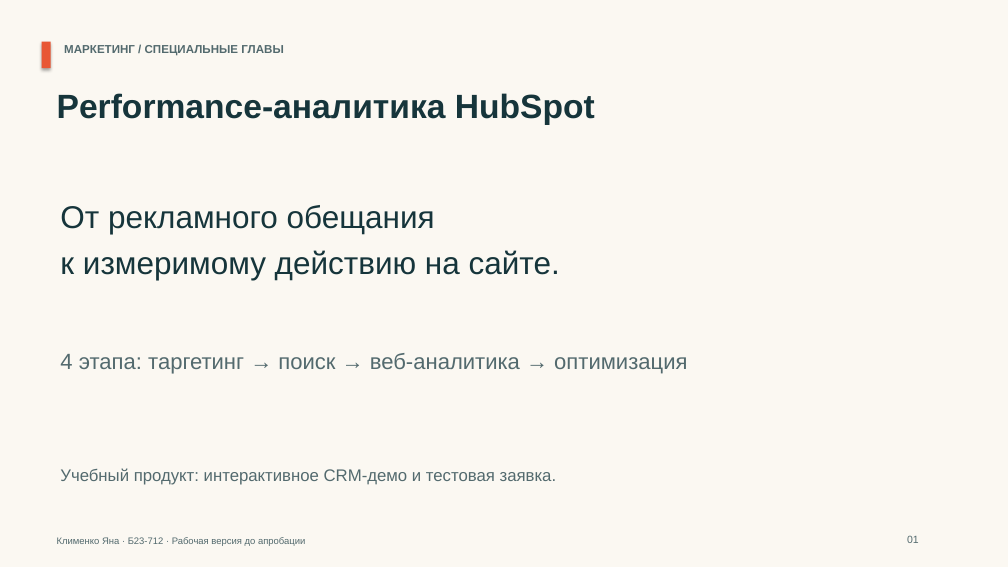
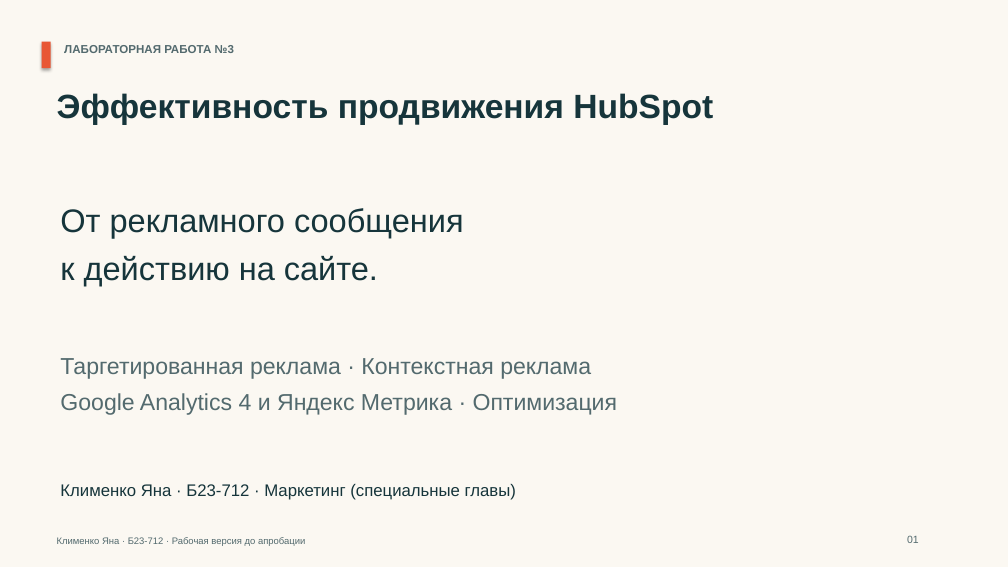
Before and after one commit to indolentmenace/hubspot-lab3, a slide deck: slide 1 of materials/LR3_HubSpot_presentation.pptx. Drawn at 1008x567 pixels with LibreOffice and Linux fonts; fonts in the diff are those of the drawing. Boxes give left, top, right and bottom in pixels: in the first picture for what was removed or moved away, otherwise in the second. Text is boxed around its words. In the diff, an @@ line names an element or a change of style, - is before the commit and + after.

```diff
--- a/materials/LR3_HubSpot_presentation.pptx
+++ b/materials/LR3_HubSpot_presentation.pptx
@@ text at bbox=[64, 45, 234, 53]: text changed @@
-МАРКЕТИНГ / СПЕЦИАЛЬНЫЕ ГЛАВЫ
+ЛАБОРАТОРНАЯ РАБОТА №3
@@ text at bbox=[57, 93, 713, 125]: text changed @@
-Performance-аналитика HubSpot
+Эффективность продвижения HubSpot
@@ text at bbox=[60, 208, 464, 286]: text changed; size 30 to 31 pt @@
-От рекламного обещания
-к измеримому действию на сайте.
+От рекламного сообщения
+к действию на сайте.
@@ text at bbox=[60, 358, 618, 415]: text changed; size 21 to 22 pt @@
-4 этапа: таргетинг → поиск → веб-аналитика → оптимизация
+Таргетированная реклама · Контекстная реклама
+Google Analytics 4 и Яндекс Метрика · Оптимизация
@@ text at bbox=[60, 484, 516, 500]: text changed; text colour #536A6E to #16353B @@
-Учебный продукт: интерактивное CRM-демо и тестовая заявка.
+Клименко Яна · Б23-712 · Маркетинг (специальные главы)
```
Also in this commit, not shown: 1 other slide changed, 5 slides added, 6 slides removed, 30 other files.
